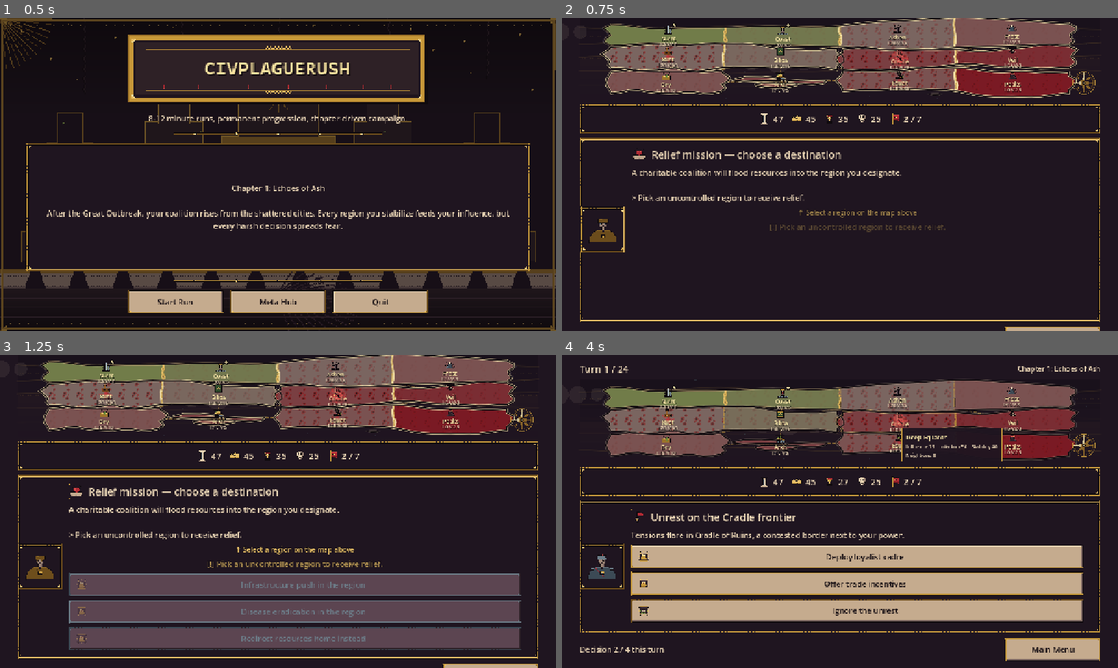
Above: before the commit, frames 1-4 (two rows, left to right).
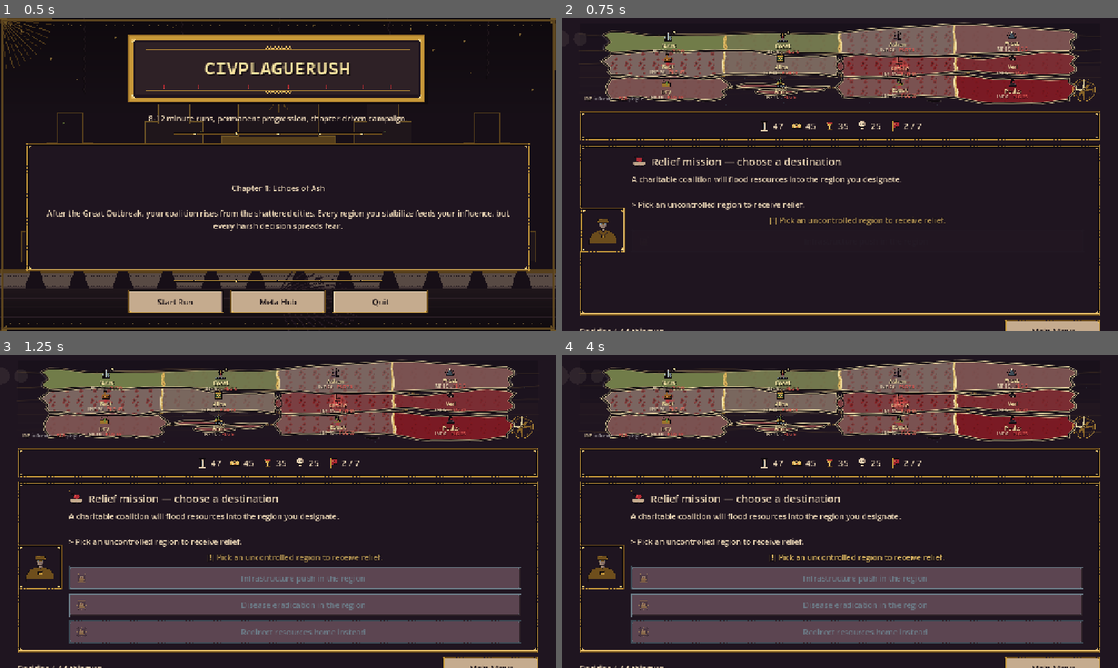
Above: after the commit, the same moments.

Repository: josemarnaiz/civplaguerush
Game: Godot game, scene res://scenes/MainMenu.tscn
Same seed, same stepped clock (60 frames per second), same inputs: the game is played once before the commit and once after it.
Inputs (mouse positions are in pixels of both pictures, inside the frame that each line leads up to):
- Up to frame 1 (0.5 s): no input
- Up to frame 2 (0.75 s): click "Start Run" at 0.5 s
- Up to frame 3 (1.25 s): no input
- Up to frame 4 (4 s): tap Enter at 1.25 s; drag from (840, 395) to (895, 442) at 1.27 s; drag from (728, 527) to (812, 574) at 2.02 s; click (856, 555) at 2.75 s, where only the run before the commit has a clickable "Infrastructure push in Silica"; move the mouse to (895, 442) at 3.52 s; hold D from 3.53 s (still down); tap E at 3.6 s

Frame 1 is identical in both runs. In frame 2, 19% of the frame differs, in the area x 3-97%, y 0-100%; in frame 3, 30%; in frame 4, 48%, in the area x 3-97%, y 1-100%.

Commit message:
Clarify region labels with INF/PLG color split and on-map legend
Addresses QA BUG-008 (map labels "I:NN V:NN" ambiguous). The label next to
each region now reads "INF 45 . PLG 30" with the influence half in cream
and the plague half in R4 rose-red, brightening when the region crosses
50% plague to reinforce the tendrils pass. A compact 10 pt legend
("INF influence · PLG plague") sits in the bottom-left corner so the
abbreviations decode on first glance without requiring the tooltip.

Tooltip wording aligned too: "Infection NN" becomes "Plague NN" so the
hover and the label use the same vocabulary.

Documented as ART_bible section 9.10.

Made-with: Cursor

Diff:
--- a/scripts/run_scene.gd
+++ b/scripts/run_scene.gd
@@ -207,11 +207,6 @@
 
 	_update_active_target(event_data)
 
-	# Build a bright "select a region on the map" hint as the first child of the
-	# Choices VBox while we wait for a region pick (see BUG-005). Rebuilding on
-	# every render keeps it in sync with _awaiting_region_pick transitions.
-	_rebuild_pick_mode_hint(pending_pick)
-
 	for choice in event_data.get("choices", []):
 		var button := Button.new()
 		button.text = _display_text(String(choice.get("label", "Choose")), pending_pick, display_placeholder)
@@ -237,33 +232,6 @@
 
 	_render_state()
 	_animate_event_reveal()
-
-
-# Injects / removes a bright "Select a region on the map above." hint at the
-# top of the Choices VBox while the current event is a player_chooses one and
-# the player has not yet picked a region. Having the hint inside the VBox
-# makes it stack cleanly above the disabled option buttons (see BUG-005).
-func _rebuild_pick_mode_hint(pending_pick: bool) -> void:
-	if choices_container == null:
-		return
-	for child in choices_container.get_children():
-		if child is Label and child.name == "PickModeHint":
-			child.queue_free()
-	if not pending_pick:
-		return
-	var hint := Label.new()
-	hint.name = "PickModeHint"
-	hint.text = "↑ Select a region on the map above"
-	hint.horizontal_alignment = HORIZONTAL_ALIGNMENT_CENTER
-	hint.add_theme_font_size_override("font_size", 16)
-	# O4 gold from Ashen Fresco palette so it reads as a waiting prompt rather
-	# than an error state (red).
-	hint.add_theme_color_override("font_color", Color(0.910, 0.753, 0.408, 1.0))
-	hint.add_theme_color_override("font_outline_color", Color(0.059, 0.039, 0.055, 1.0))
-	hint.add_theme_constant_override("outline_size", 4)
-	choices_container.add_child(hint)
-	# Keep the hint above the option buttons.
-	choices_container.move_child(hint, 0)
 
 
 # --- Regional pick mode ----------------------------------------------------
--- a/scripts/ui/region_map.gd
+++ b/scripts/ui/region_map.gd
@@ -693,20 +693,46 @@
 				continue
 			var c: Vector2 = _centroids[id] * s
 			var short_name: String = String(r.get("short", id))
-			var stats_text: String = "I:%d V:%d" % [int(r.get("influence", 0)), int(r.get("infection", 0))]
+			var infl_val: int = int(r.get("influence", 0))
+			var inf_val: int = int(r.get("infection", 0))
+			# Two-part label: "INF NN" in cream, "PLG NN" in rose-red. Separated
+			# by a faint dot. Unambiguous reading vs. the older "I:NN V:NN" where
+			# V was opaque (viral? virulence? volume?).
+			var infl_text: String = "INF %d" % infl_val
+			var sep: String = " . "
+			var plg_text: String = "PLG %d" % inf_val
 			var ns: Vector2 = font.get_string_size(short_name, HORIZONTAL_ALIGNMENT_LEFT, -1, name_size)
-			var ss: Vector2 = font.get_string_size(stats_text, HORIZONTAL_ALIGNMENT_LEFT, -1, stats_size)
-			# Name sits just below the biome icon; stats under the name.
+			var infl_size: Vector2 = font.get_string_size(infl_text, HORIZONTAL_ALIGNMENT_LEFT, -1, stats_size)
+			var sep_size: Vector2 = font.get_string_size(sep, HORIZONTAL_ALIGNMENT_LEFT, -1, stats_size)
+			var plg_size: Vector2 = font.get_string_size(plg_text, HORIZONTAL_ALIGNMENT_LEFT, -1, stats_size)
+			var total_w: float = infl_size.x + sep_size.x + plg_size.x
 			var name_pos: Vector2 = Vector2(c.x - ns.x / 2.0, c.y + 12.0)
-			var stats_pos: Vector2 = Vector2(c.x - ss.x / 2.0, c.y + 24.0)
+			var stats_x: float = c.x - total_w / 2.0
+			var stats_y: float = c.y + 24.0
+			# Drop shadow pass for readability on busy fills.
 			draw_string(font, name_pos + Vector2(1, 1), short_name,
 				HORIZONTAL_ALIGNMENT_LEFT, -1, name_size, Color(0, 0, 0, 0.75))
 			draw_string(font, name_pos, short_name,
 				HORIZONTAL_ALIGNMENT_LEFT, -1, name_size, TOOLTIP_TITLE)
-			draw_string(font, stats_pos + Vector2(1, 1), stats_text,
+			var infl_color: Color = TOOLTIP_TEXT
+			var plg_color: Color = Color(0.851, 0.329, 0.306, 1.0)  # R4 rose-red
+			if inf_val >= 50:
+				plg_color = Color(0.920, 0.430, 0.370, 1.0)  # brighter if the region is actively plagued
+			# Cream half: INF NN
+			draw_string(font, Vector2(stats_x + 1.0, stats_y + 1.0), infl_text,
 				HORIZONTAL_ALIGNMENT_LEFT, -1, stats_size, Color(0, 0, 0, 0.6))
-			draw_string(font, stats_pos, stats_text,
-				HORIZONTAL_ALIGNMENT_LEFT, -1, stats_size, TOOLTIP_TEXT)
+			draw_string(font, Vector2(stats_x, stats_y), infl_text,
+				HORIZONTAL_ALIGNMENT_LEFT, -1, stats_size, infl_color)
+			# Dim dot separator
+			var sep_x: float = stats_x + infl_size.x
+			draw_string(font, Vector2(sep_x, stats_y), sep,
+				HORIZONTAL_ALIGNMENT_LEFT, -1, stats_size, Color(1, 1, 1, 0.45))
+			# Rose-red half: PLG NN
+			var plg_x: float = sep_x + sep_size.x
+			draw_string(font, Vector2(plg_x + 1.0, stats_y + 1.0), plg_text,
+				HORIZONTAL_ALIGNMENT_LEFT, -1, stats_size, Color(0, 0, 0, 0.6))
+			draw_string(font, Vector2(plg_x, stats_y), plg_text,
+				HORIZONTAL_ALIGNMENT_LEFT, -1, stats_size, plg_color)
 
 	# Pass 4: plague sigil on the most-infected region (the outbreak focus).
 	# A pulsing halo behind the sigil reads as a warning beacon.
@@ -745,6 +771,27 @@
 		var rose_pos: Vector2 = Vector2(s.x - COMPASS_SIZE - 10.0, s.y - COMPASS_SIZE - 10.0)
 		var rose_rect := Rect2(rose_pos, Vector2(COMPASS_SIZE, COMPASS_SIZE))
 		draw_texture_rect(_compass_rose, rose_rect, false, Color(1, 1, 1, 0.82))
+
+	# Pass 6b: legend stripe in the bottom-left so a new player can decode the
+	# region labels (INF / PLG) without needing the tooltip.
+	var legend_font: Font = get_theme_default_font()
+	if legend_font != null:
+		var fs: int = 10
+		var cream: Color = Color(0.851, 0.776, 0.635, 1.0)
+		var rose: Color = Color(0.851, 0.329, 0.306, 1.0)
+		var dim: Color = Color(1, 1, 1, 0.55)
+		var legend_y: float = s.y - 14.0
+		var lx: float = 12.0
+		var shadow: Color = Color(0, 0, 0, 0.75)
+		draw_string(legend_font, Vector2(lx + 1.0, legend_y + 1.0), "INF", HORIZONTAL_ALIGNMENT_LEFT, -1, fs, shadow)
+		draw_string(legend_font, Vector2(lx, legend_y), "INF", HORIZONTAL_ALIGNMENT_LEFT, -1, fs, cream)
+		lx += legend_font.get_string_size("INF", HORIZONTAL_ALIGNMENT_LEFT, -1, fs).x + 4.0
+		draw_string(legend_font, Vector2(lx, legend_y), "influence", HORIZONTAL_ALIGNMENT_LEFT, -1, fs, dim)
+		lx += legend_font.get_string_size("influence", HORIZONTAL_ALIGNMENT_LEFT, -1, fs).x + 12.0
+		draw_string(legend_font, Vector2(lx + 1.0, legend_y + 1.0), "PLG", HORIZONTAL_ALIGNMENT_LEFT, -1, fs, shadow)
+		draw_string(legend_font, Vector2(lx, legend_y), "PLG", HORIZONTAL_ALIGNMENT_LEFT, -1, fs, rose)
+		lx += legend_font.get_string_size("PLG", HORIZONTAL_ALIGNMENT_LEFT, -1, fs).x + 4.0
+		draw_string(legend_font, Vector2(lx, legend_y), "plague", HORIZONTAL_ALIGNMENT_LEFT, -1, fs, dim)
 
 	# Pass 7: turn-advance flash overlay (fades out over ~0.6s). The flash is
 	# a horizontal gradient bloom so it reads as a "dawn breaking" moment
@@ -789,7 +836,7 @@
 		return
 
 	var title: String = String(region.get("name", ""))
-	var stats: String = "Influence %d    Infection %d    Stability %d" % [
+	var stats: String = "Influence %d    Plague %d    Stability %d" % [
 		int(region.get("influence", 0)),
 		int(region.get("infection", 0)),
 		int(region.get("stability", 0))
Not shown, changed: docs/ART_bible.md
